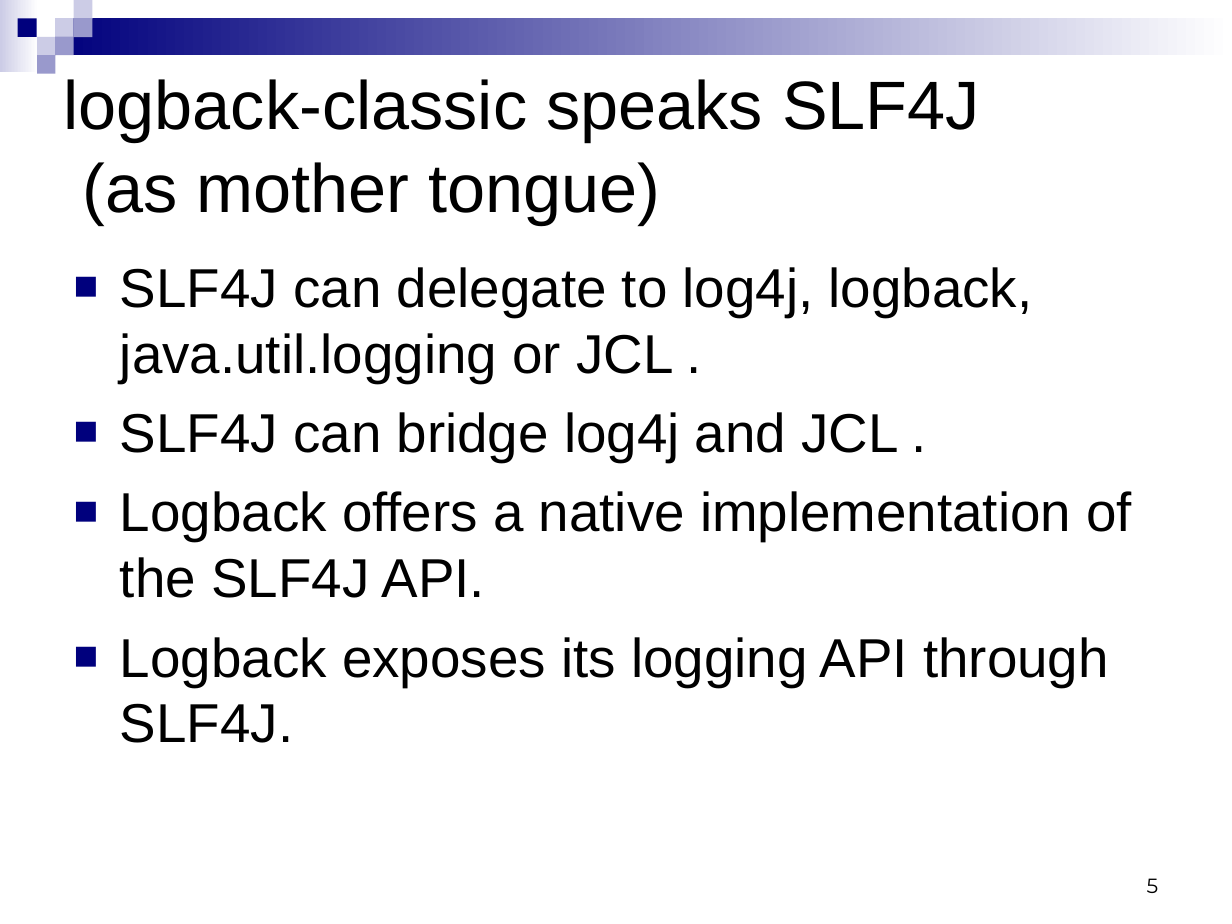
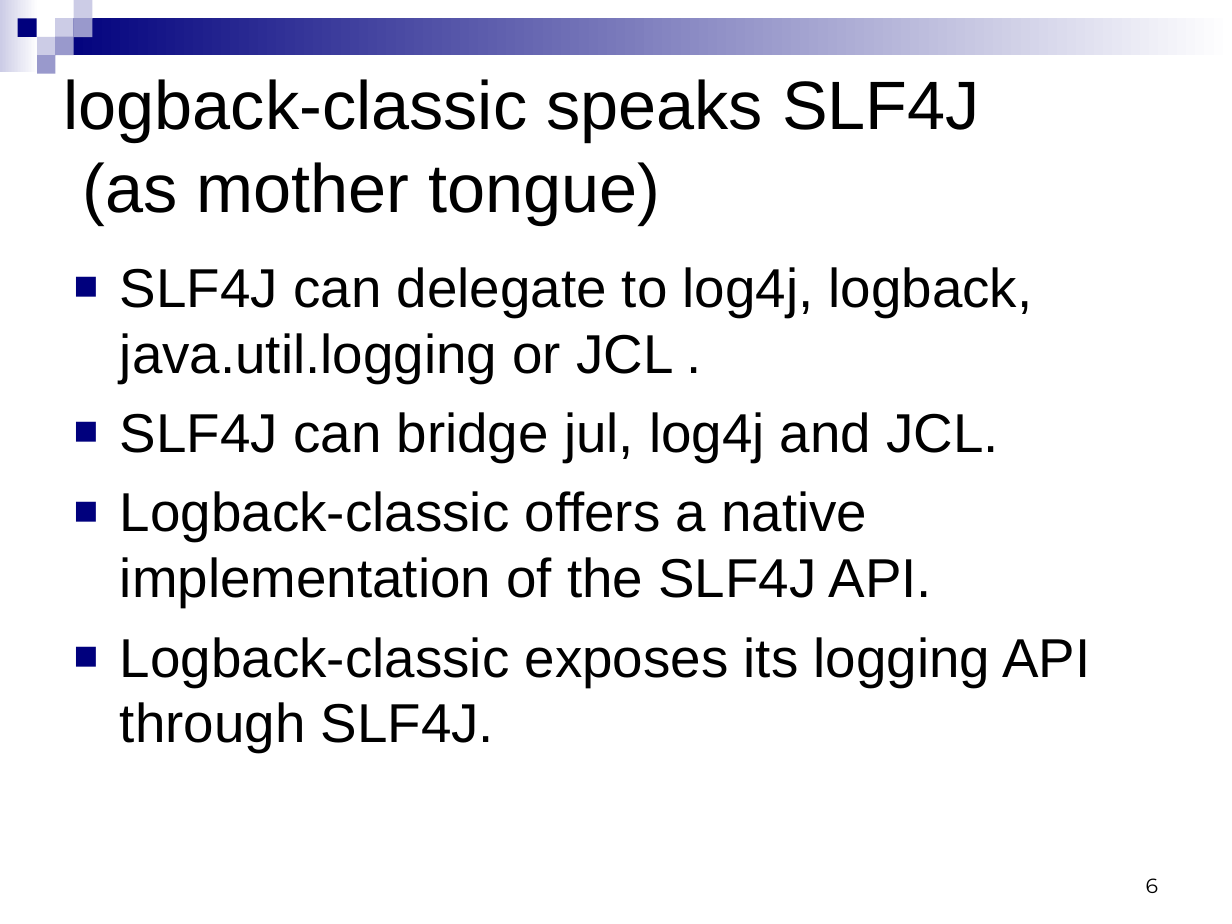
Before and after one commit to qos-ch/logback, a slide deck: slide 6 of logback-site/src/site/resources/10reasons.ppt (slide 5 before the commit). Drawn at 1232x924 pixels with LibreOffice and Linux fonts; fonts in the diff are those of the drawing; background and template pictures are left out. Boxes give left, top, right and bottom in pixels: in the first picture for what was removed or moved away, otherwise in the second. Text is boxed around its words. In the diff, an @@ line names an element or a change of style, - is before the commit and + after.

```diff
--- a/logback-site/src/site/resources/10reasons.ppt
+++ b/logback-site/src/site/resources/10reasons.ppt
@@ text at box(120, 412, 1090, 752): text changed @@
-■ SLF4J can bridge log4j and JCL .
-■ Logback offers a native implementation of the SLF4J API.
-■ Logback exposes its logging API through SLF4J.
+■ SLF4J can bridge jul, log4j and JCL.
+■ Logback-classic offers a native implementation of the SLF4J API.
+■ Logback-classic exposes its logging API through SLF4J.
@@ page number at box(1146, 878, 1158, 893): text changed @@
-5
+6
```
Also in this commit, not shown: 2 other slides changed, 2 slides added.
